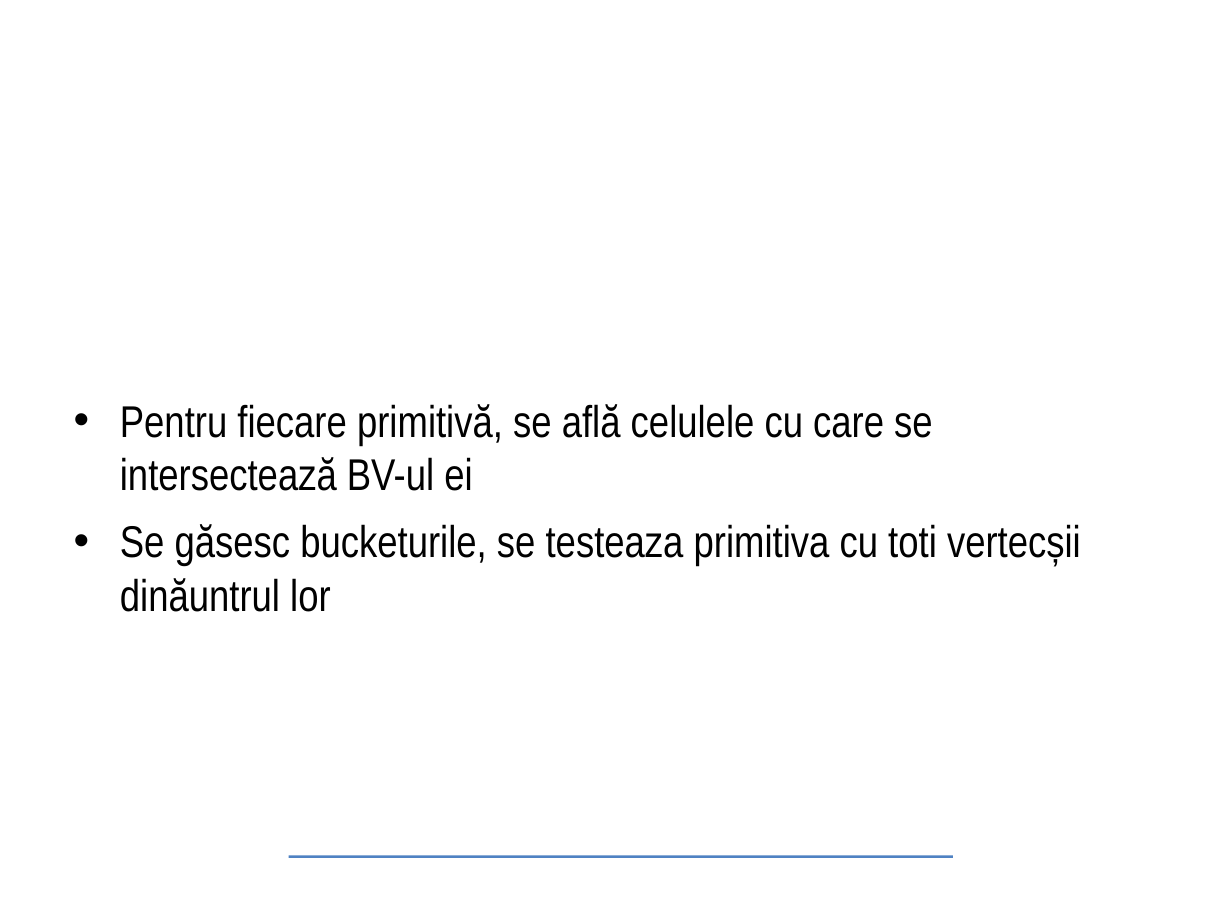
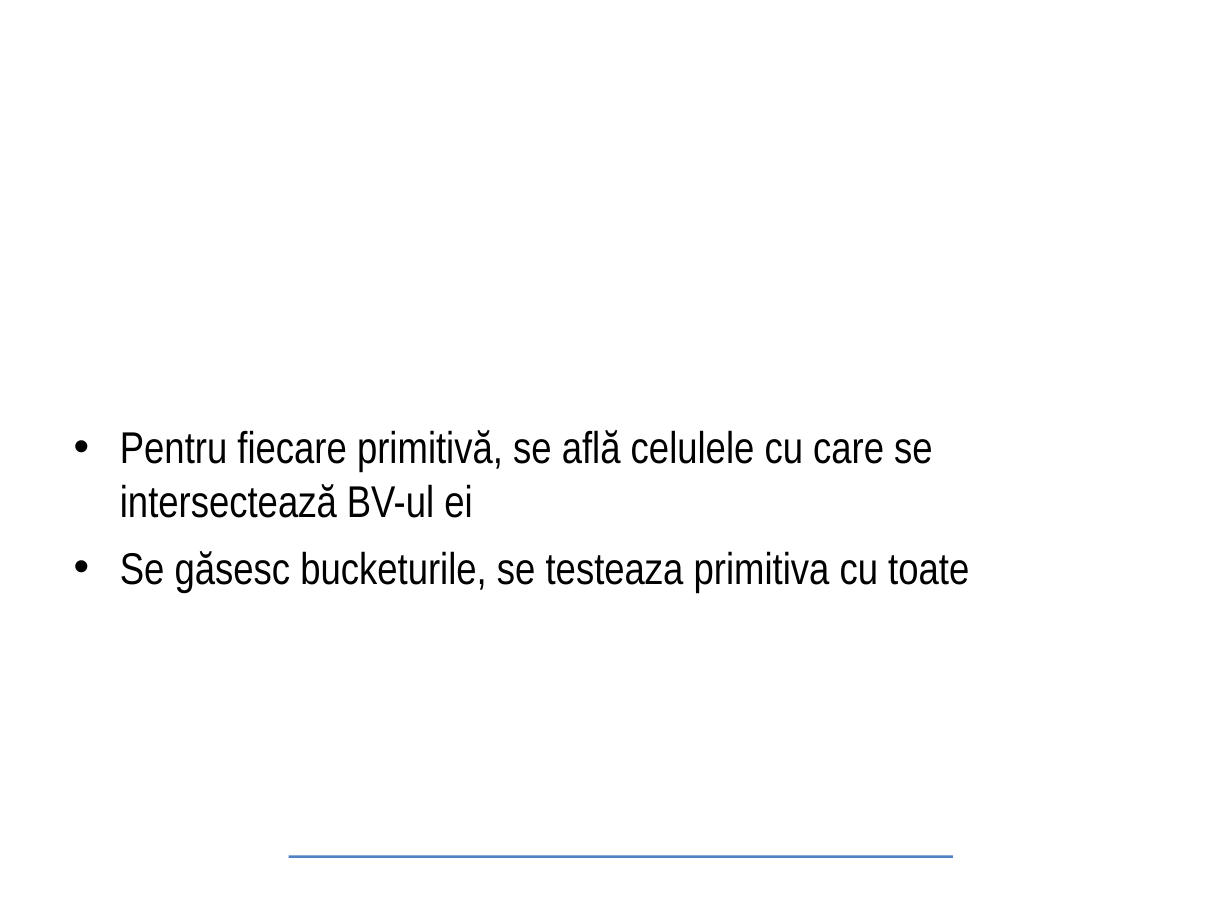
Before and after one commit to Tureyz/test, a slide deck: slide 13 of presentation/master-presentation-ro.odp. Drawn at 1232x924 pixels with LibreOffice and Linux fonts; fonts in the diff are those of the drawing; background and template pictures are left out. Boxes give left, top, right and bottom in pixels: in the first picture for what was removed or moved away, otherwise in the second. Text is boxed around its words. In the diff, an @@ line names an element or a change of style, - is before the commit and + after.

```diff
--- a/presentation/master-presentation-ro.odp
+++ b/presentation/master-presentation-ro.odp
@@ text at <box>120,551,969,592</box>: text changed @@
-• Se găsesc bucketurile, se testeaza primitiva cu toti vertecșii dinăuntrul lor
+• Se găsesc bucketurile, se testeaza primitiva cu toate
```
Also in this commit, not shown: 4 other slides changed, 1 slide added, 1 slide removed, 31 other files.
